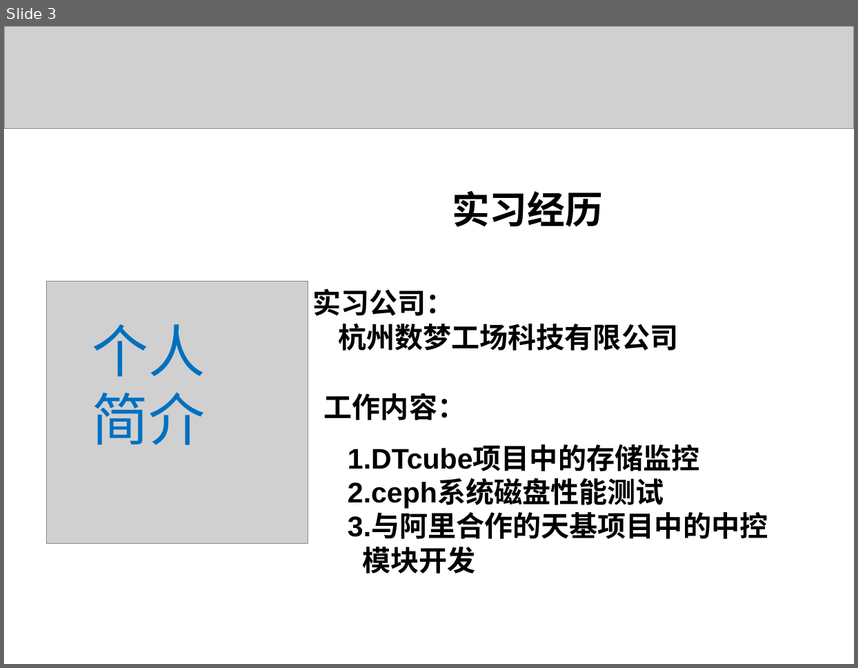
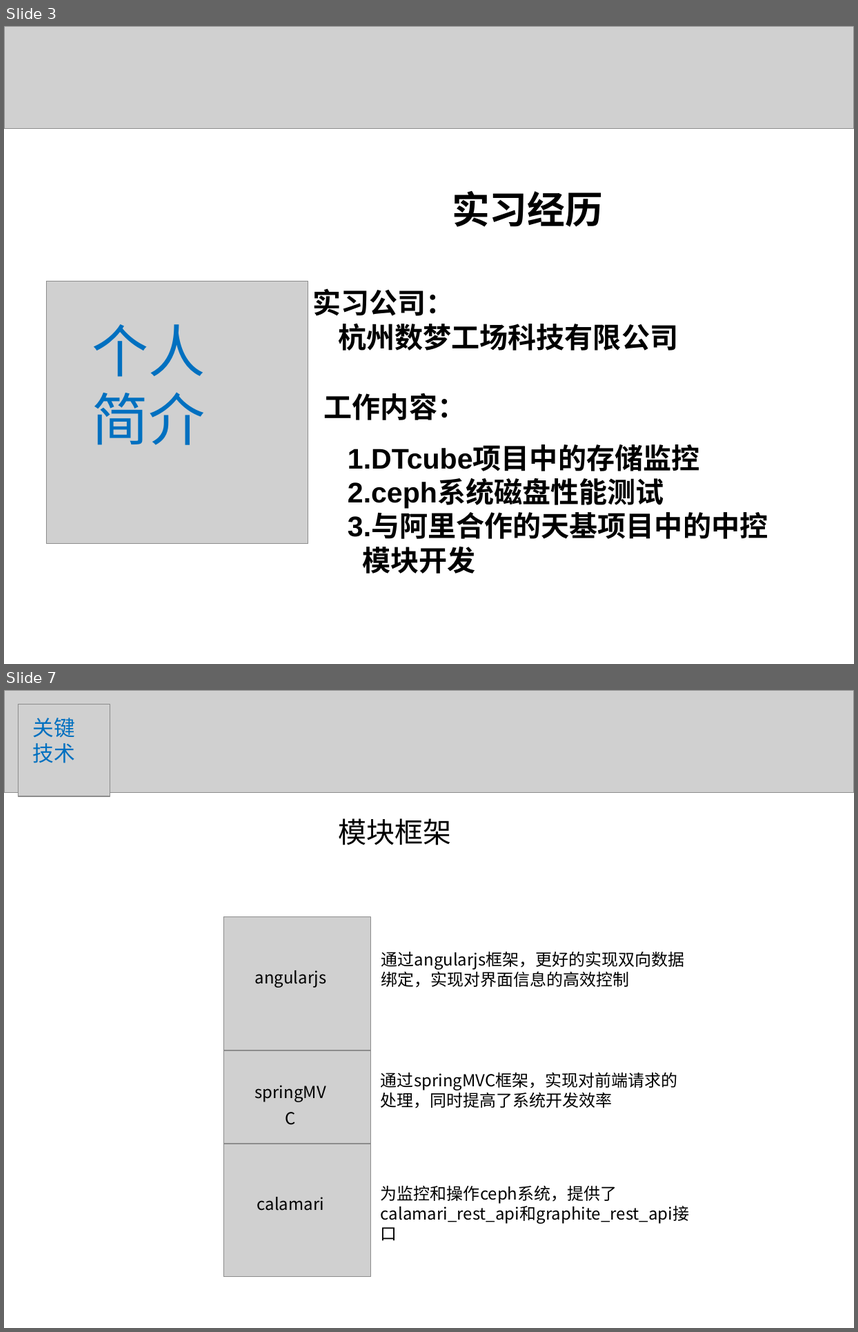
Before and after one commit to liaoliaoanxiao/mediumRepy, a slide deck: 论文/SA14226355孙君伟答辩.ppt. Shown one above the other, each under a label of ours: slide 3 before the commit, slides 3 and 7 after it; the slides between them are not shown. The pictures are 858x668 and 858x1332 pixels, drawn with LibreOffice and Linux fonts; fonts in the diff are those of the drawing; grey boxes stand for pictures. Boxes give left, top, right and bottom in pixels: in the first picture for what was removed or moved away, otherwise in the second. Text is boxed around its words. In the diff, an @@ line names an element or a change of style, - is before the commit and + after.

```diff
--- a/论文/SA14226355孙君伟答辩.ppt
+++ b/论文/SA14226355孙君伟答辩.ppt
@@ slide 7 added at [4,690,854,1328], background #FFFFFF @@
@@ picture added at [4,690,854,792] @@
@@ picture added at [18,704,110,796] @@
@@ text added at [33,718,76,763], 18 pt, text #0070C0 @@
+关键
+技术
@@ text added at [339,818,452,845], 24 pt, text #000000 @@
+模块框架
@@ picture added at [223,917,370,1050] @@
@@ text added at [381,951,685,987], 14 pt, text #000000 @@
+通过angularjs框架，更好的实现双向数据绑定，实现对界面信息的高效控制
@@ text added at [255,970,327,987], 14 pt, text #000000 @@
+angularjs
@@ picture added at [223,1032,370,1164] @@
@@ text added at [245,1072,337,1107], 14 pt, text #000000 @@
+springMVC
@@ text added at [381,1072,678,1108], 14 pt, text #000000 @@
+通过springMVC框架，实现对前端请求的处理，同时提高了系统开发效率
@@ picture added at [223,1143,370,1276] @@
@@ text added at [381,1185,689,1223], 14 pt, text #000000 @@
+为监控和操作ceph系统，提供了calamari_rest_api和graphite_rest_api接口
@@ text added at [257,1196,324,1210], 14 pt, text #000000 @@
+calamari
```
Also in this commit, not shown: 5 slides changed, 12 other slides added, 17 slides removed, 1 other file.
